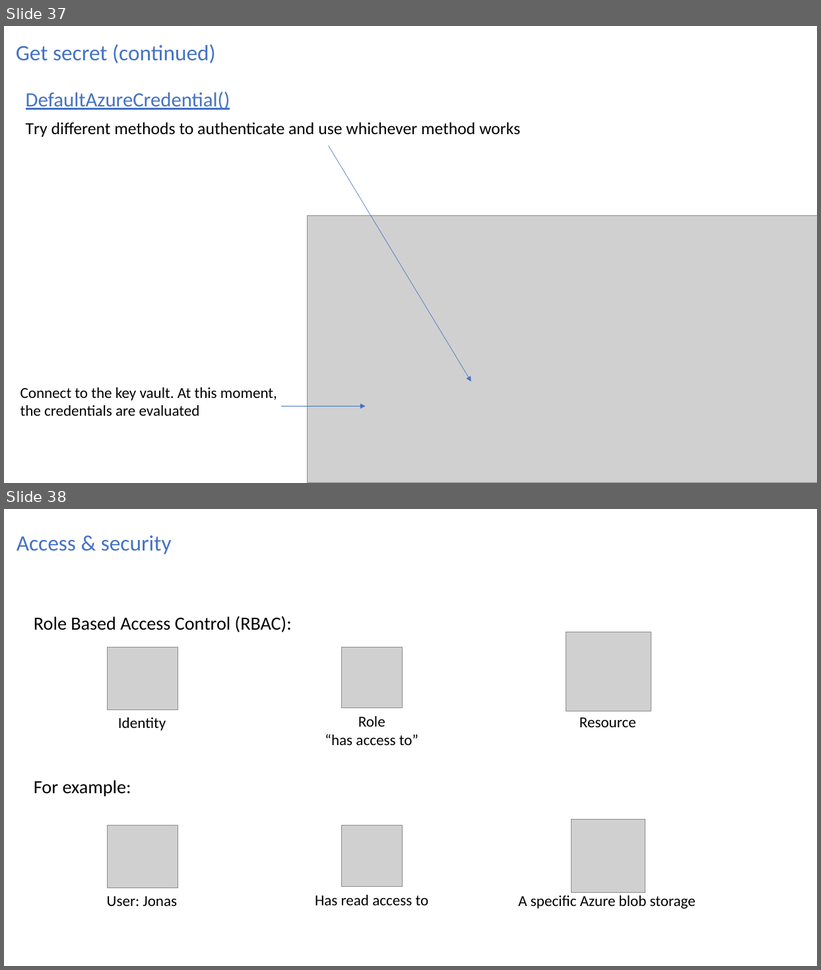
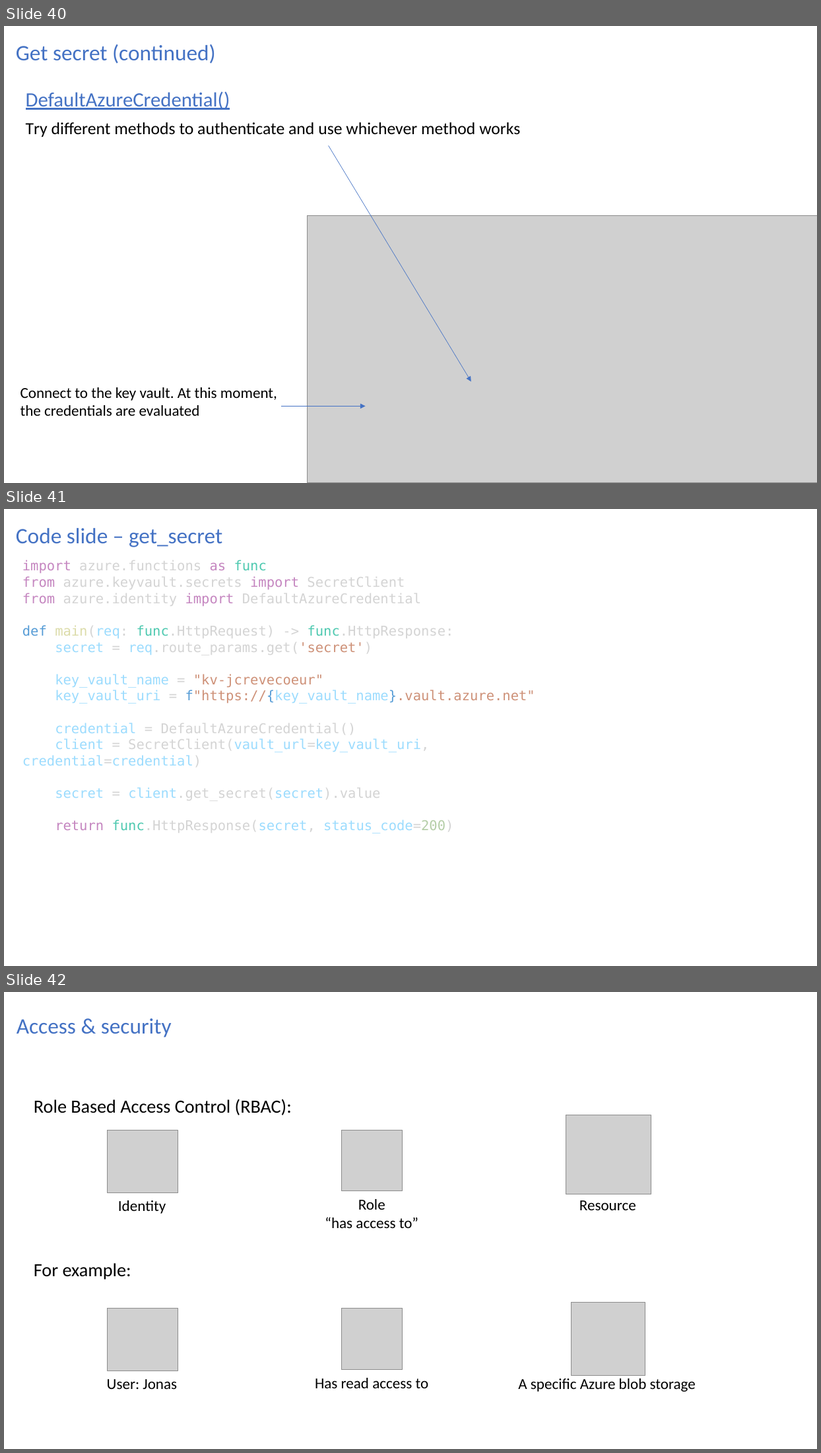
Before and after one commit to jonascrevecoeur/azure-fundamentals, a slide deck: slides/Azure fundamentals.pptx. Shown one above the other, each under a label of ours: slides 37 and 38 before the commit, slides 40, 41 and 42 after it. The pictures are 821x970 and 821x1453 pixels, drawn with LibreOffice and Linux fonts; fonts in the diff are those of the drawing; grey boxes stand for pictures. Boxes give left, top, right and bottom in pixels: in the first picture for what was removed or moved away, otherwise in the second. Text is boxed around its words. In the diff, an @@ line names an element or a change of style, - is before the commit and + after.

```diff
--- a/slides/Azure fundamentals.pptx
+++ b/slides/Azure fundamentals.pptx
@@ slide 41 added at [4, 509, 817, 966], background #FFFFFF @@
@@ title added at [16, 528, 222, 547], 26 pt, text #4472C4 @@
+Code slide – get_secret
@@ text added at [22, 560, 535, 834], 16 pt, text #D4D4D4 @@
+import azure.functions as func
+from azure.keyvault.secrets import SecretClient
+from azure.identity import DefaultAzureCredential
+def main(req: func.HttpRequest) -> func.HttpResponse:
+secret = req.route_params.get('secret')
+key_vault_name = "kv-jcrevecoeur"
+key_vault_uri = f"https://{key_vault_name}.vault.azure.net"
+credential = DefaultAzureCredential()
+client = SecretClient(vault_url=key_vault_uri, credential=credential)
+secret = client.get_secret(secret).value
+return func.HttpResponse(secret, status_code=200)
@@ what was slide 37 is now slide 40 @@
@@ what was slide 38 is now slide 42 @@
```
Also in this commit, not shown: 4 other slides added.
